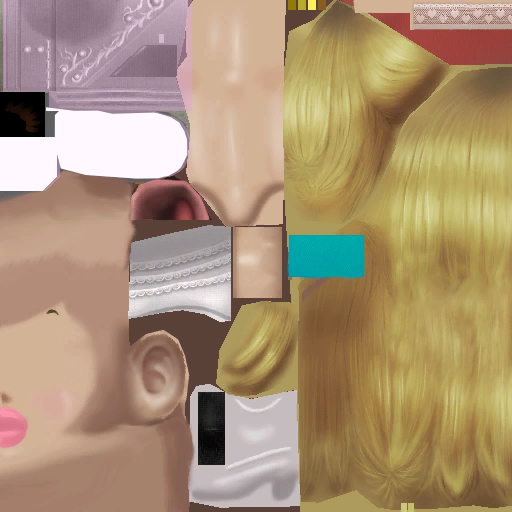
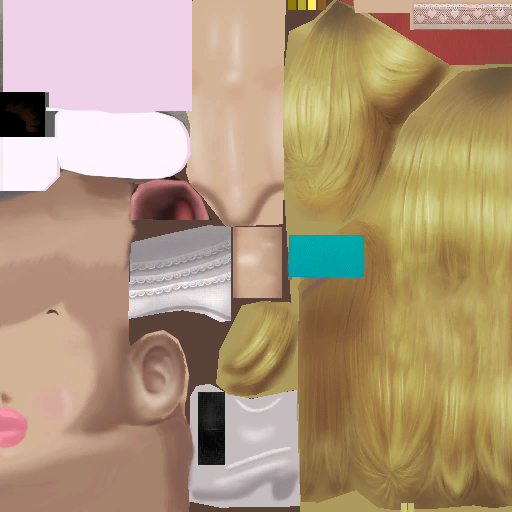
Before/after of a 512x512 layered artwork. What changed in the layer stack:
"Pasted Layer #3": opacity 17% → 50% over [0, 107, 188, 191]
"Pasted Layer #2": opacity 100% → 86% over [0, 107, 188, 191]
"Color #3": opacity 45% → 100%, moved it above "Pasted Layer #1", painted on it over [3, 0, 192, 191]
"Pasted Layer #1": opacity 100% → 97% over [0, 107, 188, 191]
